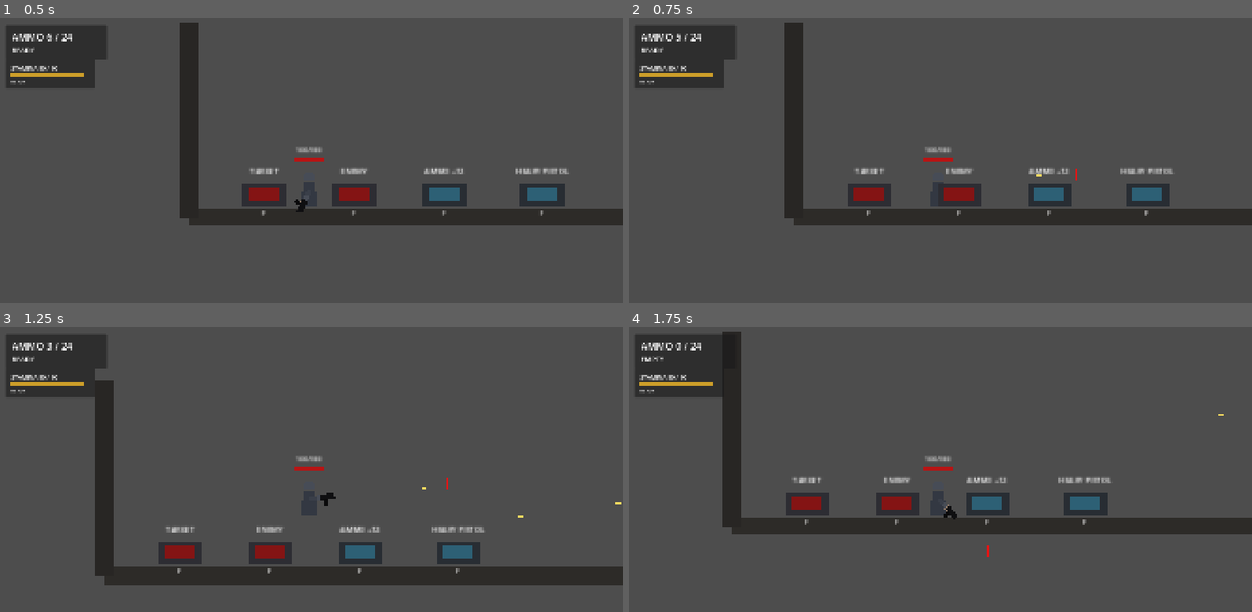
Above: before the commit, frames 1-4 (two rows, left to right).
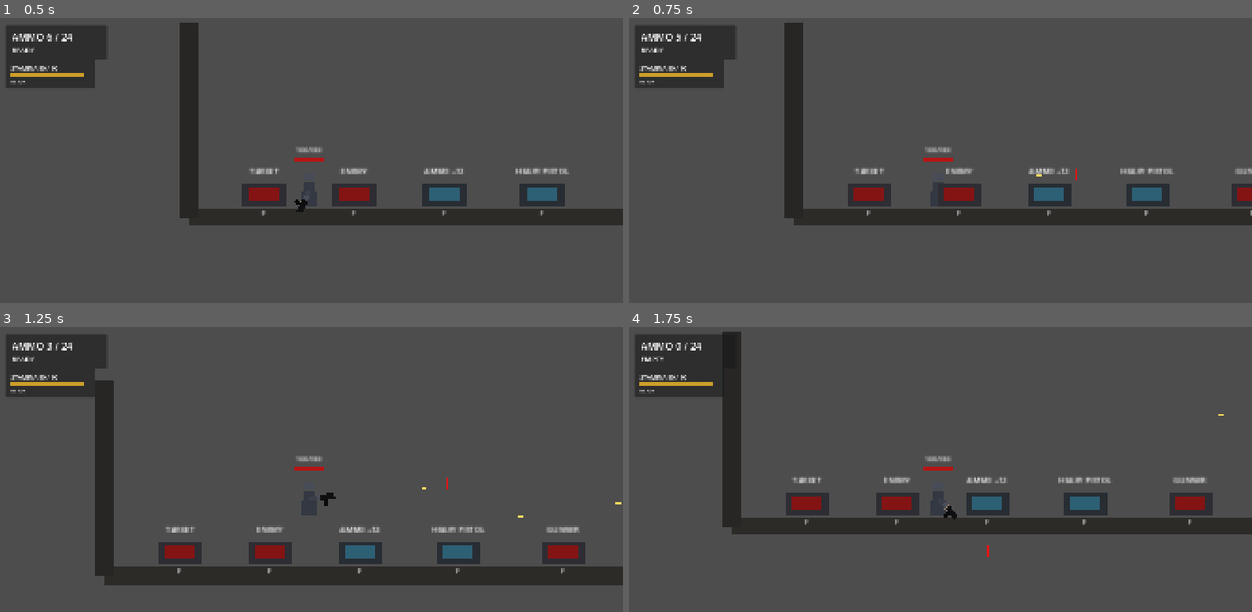
Above: after the commit, the same moments.

Repository: YuiTatsuki1011/projekt-black
Game: Godot game, scene res://scenes/levels/test_level.tscn
The game is run twice, just before and just after one commit, with the same random seed, the same clock (stepped at 60 frames per second) and the same inputs.
Inputs (mouse positions are in pixels of both pictures, inside the frame that each line leads up to):
- Up to frame 1 (0.5 s): no input
- Up to frame 2 (0.75 s): tap Enter at 0.5 s; move the mouse to (1077, 174) at 0.52 s; press the mouse at (1077, 174) at 0.53 s; hold D (move_right) from 0.53 s (still down)
- Up to frame 3 (1.25 s): keep holding D (move_right); tap Space (jump) at 0.77 s
- Up to frame 4 (1.75 s): release D (move_right) at 1.25 s; release the mouse at (1077, 483) at 1.25 s; drag from (809, 517) to (990, 552) at 1.27 s

Frame 1 is identical in both runs. In frame 2, 0.3% of the frame differs, in the area x 96-100%, y 52-70%; in frame 3, 0.6%; in frame 4, 0.7%, in the area x 86-94%, y 52-70%.

Commit message:
Add telegraphed ranged enemy

Diff:
--- a/project.godot
+++ b/project.godot
@@ -82,6 +82,7 @@
 2d_physics/layer_3="player_projectile"
 2d_physics/layer_4="enemy"
 2d_physics/layer_5="interaction"
+2d_physics/layer_6="enemy_projectile"
 
 [physics]
 
--- /dev/null
+++ b/scenes/enemies/ranged_enemy.tscn
@@ -0,0 +1,57 @@
+[gd_scene load_steps=8 format=3]
+
+[ext_resource type="Script" path="res://scripts/enemies/ranged_enemy.gd" id="1_ranged_enemy"]
+[ext_resource type="Script" path="res://scripts/combat/health.gd" id="2_health"]
+[ext_resource type="PackedScene" path="res://scenes/ui/health_indicator.tscn" id="3_health_indicator"]
+[ext_resource type="PackedScene" path="res://scenes/vfx/hit_burst.tscn" id="4_hit_burst"]
+[ext_resource type="PackedScene" path="res://scenes/vfx/death_burst.tscn" id="5_death_burst"]
+[ext_resource type="PackedScene" path="res://scenes/weapons/enemy_projectile.tscn" id="6_enemy_projectile"]
+
+[sub_resource type="RectangleShape2D" id="RectangleShape2D_body"]
+size = Vector2(22, 38)
+
+[node name="RangedEnemy" type="CharacterBody2D"]
+collision_layer = 8
+collision_mask = 3
+script = ExtResource("1_ranged_enemy")
+projectile_scene = ExtResource("6_enemy_projectile")
+hit_vfx_scene = ExtResource("4_hit_burst")
+death_vfx_scene = ExtResource("5_death_burst")
+
+[node name="CollisionShape2D" type="CollisionShape2D" parent="."]
+position = Vector2(0, -19)
+shape = SubResource("RectangleShape2D_body")
+
+[node name="BodyVisual" type="Polygon2D" parent="."]
+position = Vector2(0, -20)
+color = Color(0.17, 0.18, 0.24, 1)
+polygon = PackedVector2Array(-10, -18, 11, -18, 14, 3, 8, 18, -9, 18, -14, 3)
+
+[node name="Eye" type="Polygon2D" parent="BodyVisual"]
+position = Vector2(-5, -7)
+color = Color(0.85, 0.06, 0.04, 1)
+polygon = PackedVector2Array(-3, -2, 3, -2, 3, 2, -3, 2)
+
+[node name="GunRoot" type="Node2D" parent="."]
+position = Vector2(8, -26)
+
+[node name="GunVisual" type="Polygon2D" parent="GunRoot"]
+color = Color(0.055, 0.055, 0.065, 1)
+polygon = PackedVector2Array(0, -3, 18, -3, 20, -1, 20, 3, 0, 3)
+
+[node name="Muzzle" type="Marker2D" parent="GunRoot"]
+position = Vector2(20, 0)
+
+[node name="TelegraphLine" type="Line2D" parent="."]
+visible = false
+z_index = 4
+width = 2.0
+default_color = Color(1, 0.12, 0.06, 0.56)
+
+[node name="Health" type="Node" parent="."]
+script = ExtResource("2_health")
+max_health = 46
+current_health = 46
+
+[node name="HealthIndicator" parent="." instance=ExtResource("3_health_indicator")]
+position = Vector2(0, -54)
--- a/scenes/levels/test_level.tscn
+++ b/scenes/levels/test_level.tscn
@@ -10,6 +10,7 @@
 [ext_resource type="PackedScene" path="res://scenes/ui/stamina_hud.tscn" id="8_stamina_hud"]
 [ext_resource type="PackedScene" path="res://scenes/interaction/item_grant_button.tscn" id="9_item_grant_button"]
 [ext_resource type="PackedScene" path="res://scenes/ui/inventory_screen.tscn" id="10_inventory_screen"]
+[ext_resource type="PackedScene" path="res://scenes/enemies/ranged_enemy.tscn" id="11_ranged_enemy"]
 
 [sub_resource type="RectangleShape2D" id="RectangleShape2D_floor"]
 size = Vector2(1200, 24)
@@ -83,6 +84,11 @@
 button_label = "HEAVY PISTOL"
 quantity = 1
 
+[node name="RangedEnemyButton" parent="." instance=ExtResource("4_spawn_button")]
+position = Vector2(610, 290)
+spawn_scene = ExtResource("11_ranged_enemy")
+button_label = "GUNNER"
+
 [node name="Crosshair" parent="." instance=ExtResource("2_crosshair")]
 
 [node name="AmmoHud" parent="." instance=ExtResource("3_hud")]
--- /dev/null
+++ b/scenes/weapons/enemy_projectile.tscn
@@ -0,0 +1,18 @@
+[gd_scene load_steps=3 format=3]
+
+[ext_resource type="Script" path="res://scripts/combat/enemy_projectile.gd" id="1_enemy_projectile"]
+
+[sub_resource type="CircleShape2D" id="CircleShape2D_enemy_projectile"]
+radius = 2.5
+
+[node name="EnemyProjectile" type="Area2D"]
+collision_layer = 32
+collision_mask = 3
+script = ExtResource("1_enemy_projectile")
+
+[node name="CollisionShape2D" type="CollisionShape2D" parent="."]
+shape = SubResource("CircleShape2D_enemy_projectile")
+
+[node name="Visual" type="Polygon2D" parent="."]
+color = Color(1, 0.18, 0.08, 1)
+polygon = PackedVector2Array(-5, -1.5, 5, -1.5, 5, 1.5, -5, 1.5)
--- /dev/null
+++ b/scripts/combat/enemy_projectile.gd
@@ -0,0 +1,45 @@
+extends Area2D
+class_name EnemyProjectile
+
+@export var speed: float = 560.0
+@export var lifetime: float = 2.0
+@export var damage: int = 16
+
+var _velocity: Vector2 = Vector2.LEFT
+
+
+func _ready() -> void:
+	body_entered.connect(_on_body_entered)
+
+
+func launch(direction: Vector2) -> void:
+	if direction.length_squared() <= 0.01:
+		return
+
+	var normalized_direction := direction.normalized()
+	_velocity = normalized_direction * speed
+	global_rotation = normalized_direction.angle()
+
+
+func _physics_process(delta: float) -> void:
+	global_position += _velocity * delta
+	lifetime -= delta
+	if lifetime <= 0.0:
+		queue_free()
+
+
+func _on_body_entered(body: Node) -> void:
+	var health: Node = _find_health(body)
+	if health != null:
+		if body.has_method("apply_damage_reaction"):
+			body.call("apply_damage_reaction", _velocity.normalized(), damage, global_position)
+		health.apply_damage(damage)
+
+	queue_free()
+
+
+func _find_health(node: Node) -> Node:
+	if node == null:
+		return null
+
+	return node.get_node_or_null("Health")
--- /dev/null
+++ b/scripts/enemies/ranged_enemy.gd
@@ -0,0 +1,248 @@
+extends CharacterBody2D
+class_name RangedEnemy
+
+enum ShootState {
+	IDLE,
+	WINDUP,
+	RECOVERY,
+}
+
+@export var projectile_scene: PackedScene
+@export var detection_range: float = 620.0
+@export var shot_windup_time: float = 0.58
+@export var shot_recovery_time: float = 1.18
+@export var initial_shot_delay: float = 0.45
+@export var projectile_damage: int = 16
+@export var projectile_speed: float = 560.0
+@export var telegraph_length: float = 760.0
+@export var hit_vfx_scene: PackedScene
+@export var death_vfx_scene: PackedScene
+@export var knockback_strength: float = 98.0
+@export var knockback_recovery: float = 420.0
+@export var hit_flash_time: float = 0.08
+
+@onready var health: Node = $Health
+@onready var body_visual: Polygon2D = $BodyVisual
+@onready var eye_visual: Polygon2D = $BodyVisual/Eye
+@onready var gun_root: Node2D = $GunRoot
+@onready var muzzle: Marker2D = $GunRoot/Muzzle
+@onready var telegraph_line: Line2D = $TelegraphLine
+
+var _gravity: float = 980.0
+var _target: Node2D
+var _is_dead: bool = false
+var _knockback_velocity: Vector2 = Vector2.ZERO
+var _base_body_color: Color
+var _base_eye_color: Color
+var _flash_tween: Tween
+var _shoot_state: ShootState = ShootState.RECOVERY
+var _shot_timer: float = 0.0
+var _locked_direction: Vector2 = Vector2.LEFT
+
+
+func _ready() -> void:
+	if ProjectSettings.has_setting("physics/2d/default_gravity"):
+		_gravity = float(ProjectSettings.get_setting("physics/2d/default_gravity"))
+
+	_base_body_color = body_visual.color
+	_base_eye_color = eye_visual.color
+	health.damaged.connect(_on_damaged)
+	health.died.connect(_on_died)
+	_shot_timer = initial_shot_delay
+	_set_telegraph_visible(false)
+
+
+func set_target(target: Node2D) -> void:
+	_target = target
+
+
+func _physics_process(delta: float) -> void:
+	if _is_dead:
+		return
+
+	_update_shoot_state(delta)
+
+	if not is_on_floor():
+		velocity.y += _gravity * delta
+	elif velocity.y > 0.0:
+		velocity.y = 0.0
+
+	velocity.x = _knockback_velocity.x
+	_knockback_velocity = _knockback_velocity.move_toward(Vector2.ZERO, knockback_recovery * delta)
+	move_and_slide()
+
+
+func apply_hit_reaction(direction: Vector2, _damage: int, hit_position: Vector2) -> void:
+	var knockback_direction := direction.normalized()
+	if knockback_direction == Vector2.ZERO:
+		knockback_direction = Vector2.RIGHT
+
+	_knockback_velocity = knockback_direction * knockback_strength
+	_spawn_vfx(hit_vfx_scene, hit_position)
+	_flash()
+
+
+func _update_shoot_state(delta: float) -> void:
+	if _target == null or not is_instance_valid(_target):
+		_set_telegraph_visible(false)
+		return
+
+	match _shoot_state:
+		ShootState.IDLE:
+			_update_unlocked_aim()
+			if _is_target_in_range():
+				_enter_windup()
+		ShootState.WINDUP:
+			_shot_timer -= delta
+			_update_telegraph_visual()
+			if _shot_timer <= 0.0:
+				_fire_locked_shot()
+				_enter_recovery(shot_recovery_time)
+		ShootState.RECOVERY:
+			_update_unlocked_aim()
+			_shot_timer -= delta
+			if _shot_timer <= 0.0:
+				_shoot_state = ShootState.IDLE
+
+
+func _enter_windup() -> void:
+	_locked_direction = _get_direction_to_target()
+	if _locked_direction.length_squared() <= 0.01:
+		_locked_direction = Vector2.LEFT
+
+	_set_aim_direction(_locked_direction)
+	_shoot_state = ShootState.WINDUP
+	_shot_timer = shot_windup_time
+	body_visual.color = Color(0.28, 0.24, 0.16, 1.0)
+	eye_visual.color = Color(1.0, 0.18, 0.08, 1.0)
+	_set_telegraph_visible(true)
+	_update_telegraph_visual()
+
+
+func _enter_recovery(duration: float) -> void:
+	_shoot_state = ShootState.RECOVERY
+	_shot_timer = duration
+	_set_telegraph_visible(false)
+	body_visual.color = _base_body_color
+	eye_visual.color = _base_eye_color
+
+
+func _fire_locked_shot() -> void:
+	if projectile_scene == null:
+		return
+
+	var projectile := projectile_scene.instantiate()
+	var projectile_parent := get_tree().current_scene
+	if projectile_parent == null:
+		projectile_parent = get_parent()
+	projectile_parent.add_child(projectile)
+
+	if projectile is Node2D:
+		var projectile_2d := projectile as Node2D
+		projectile_2d.global_position = muzzle.global_position
+		projectile_2d.global_rotation = _locked_direction.angle()
+
+	projectile.set("damage", projectile_damage)
+	projectile.set("speed", projectile_speed)
+	if projectile.has_method("launch"):
+		projectile.call("launch", _locked_direction)
+
+	body_visual.color = Color(0.50, 0.12, 0.08, 1.0)
+	eye_visual.color = Color.WHITE
+
+
+func _update_unlocked_aim() -> void:
+	var direction := _get_direction_to_target()
+	if direction.length_squared() <= 0.01:
+		return
+
+	_set_aim_direction(direction)
+
+
+func _get_direction_to_target() -> Vector2:
+	if _target == null or not is_instance_valid(_target):
+		return _locked_direction
+
+	var target_position := _target.global_position + Vector2(0.0, -24.0)
+	return (target_position - muzzle.global_position).normalized()
+
+
+func _set_aim_direction(direction: Vector2) -> void:
+	if direction.length_squared() <= 0.01:
+		return
+
+	var normalized_direction := direction.normalized()
+	var facing := signf(normalized_direction.x)
+	if facing == 0.0:
+		facing = body_visual.scale.x
+	if facing == 0.0:
+		facing = 1.0
+
+	body_visual.scale.x = facing
+	gun_root.position = Vector2(facing * 8.0, -26.0)
+	gun_root.rotation = normalized_direction.angle()
+	_locked_direction = normalized_direction
+
+
+func _is_target_in_range() -> bool:
+	if _target == null or not is_instance_valid(_target):
+		return false
+
+	return global_position.distance_squared_to(_target.global_position) <= detection_range * detection_range
+
+
+func _set_telegraph_visible(is_visible: bool) -> void:
+	if telegraph_line == null:
+		return
+
+	telegraph_line.visible = is_visible
+
+
+func _update_telegraph_visual() -> void:
+	if telegraph_line == null:
+		return
+
+	var start_position := to_local(muzzle.global_position)
+	var end_position := to_local(muzzle.global_position + _locked_direction * telegraph_length)
+	telegraph_line.points = PackedVector2Array([start_position, end_position])
+
+	var pulse := 0.18 + sin(Time.get_ticks_msec() * 0.026) * 0.08
+	telegraph_line.default_color = Color(1.0, 0.08 + pulse, 0.04, 0.44 + pulse)
+
+
+func _on_damaged(_amount: int, _current_health: int, _max_health: int) -> void:
+	_flash()
+
+
+func _on_died() -> void:
+	_is_dead = true
+	collision_layer = 0
+	collision_mask = 0
+	_set_telegraph_visible(false)
+	_spawn_vfx(death_vfx_scene, global_position + Vector2(0, -22))
+	queue_free()
+
+
+func _flash() -> void:
+	if _flash_tween != null:
+		_flash_tween.kill()
+
+	body_visual.color = Color(0.95, 0.82, 0.72, 1.0)
+	eye_visual.color = Color.WHITE
+	_flash_tween = create_tween()
+	_flash_tween.tween_property(body_visual, "color", _base_body_color, hit_flash_time)
+	_flash_tween.parallel().tween_property(eye_visual, "color", _base_eye_color, hit_flash_time)
+
+
+func _spawn_vfx(vfx_scene: PackedScene, spawn_position: Vector2) -> void:
+	if vfx_scene == null:
+		return
+
+	var vfx := vfx_scene.instantiate()
+	var vfx_parent := get_tree().current_scene
+	if vfx_parent == null:
+		vfx_parent = get_tree().root
+	vfx_parent.add_child(vfx)
+	if vfx is Node2D:
+		var vfx_2d := vfx as Node2D
+		vfx_2d.global_position = spawn_position
Not shown: 1 places in scenes/levels/test_level.tscn that only renumber resources
Not shown, changed: docs/ARCHITECTURE.md
Not shown, changed: docs/DECISIONS.md
Not shown, changed: docs/HANDOFF.md
Not shown, changed: docs/ROADMAP.md
